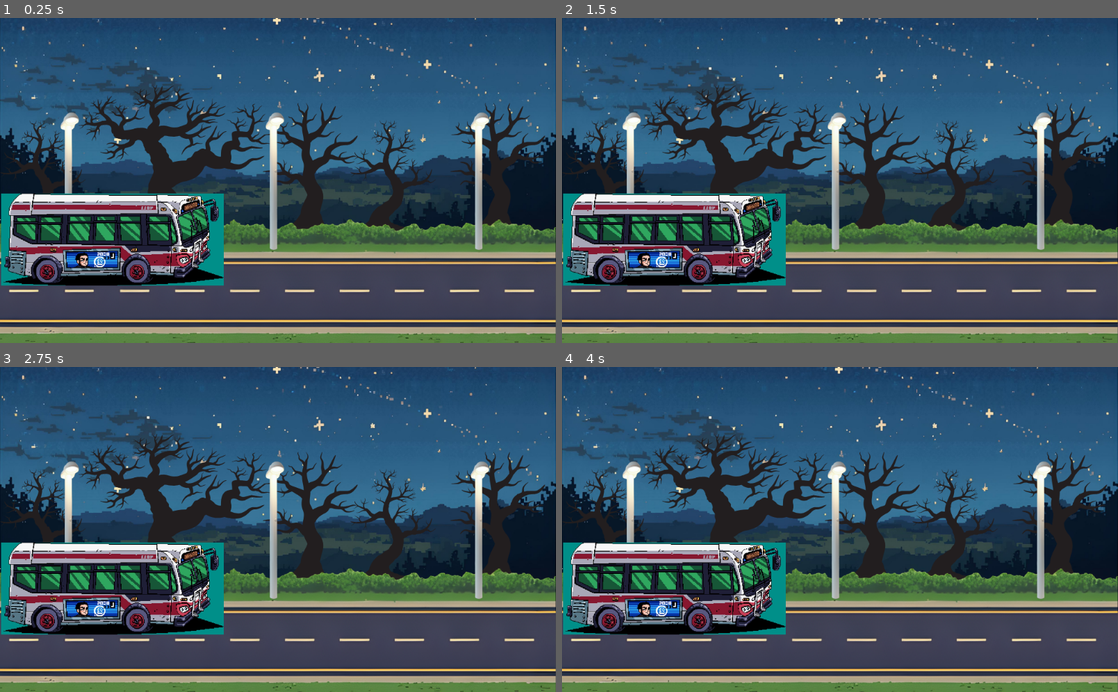
Above: before the commit, frames 1-4 (two rows, left to right).
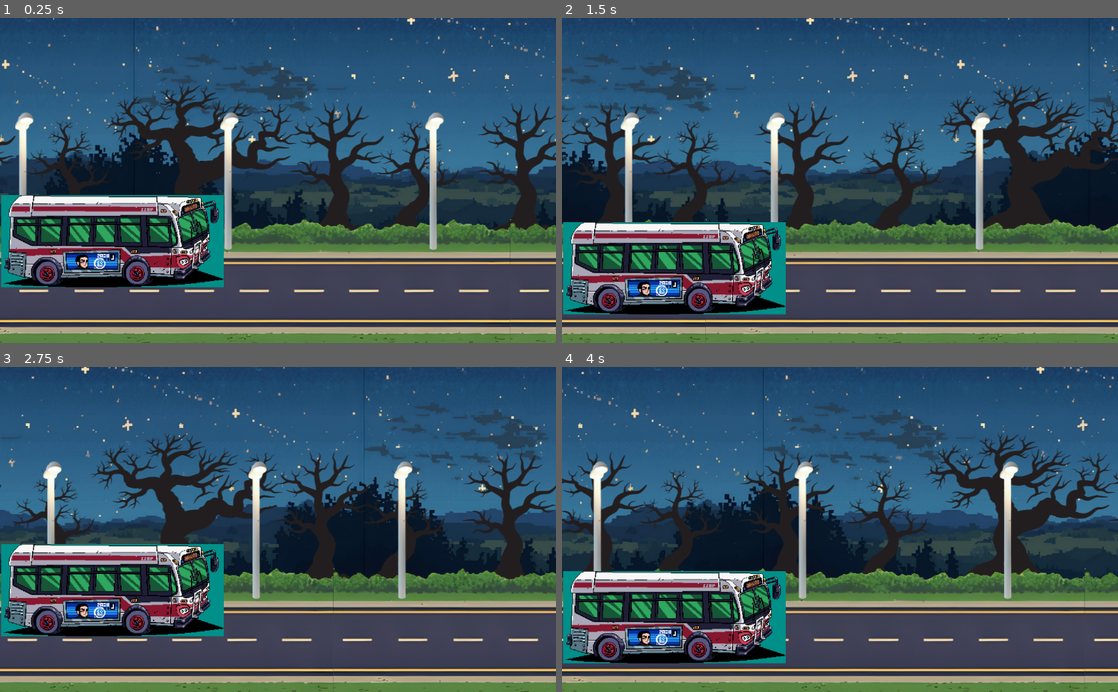
Above: after the commit, the same moments.

Repository: JLeizza/AP2Bondi620
Game: Godot game, scene res://scenes/Main.tscn
The game is run twice, just before and just after one commit, with the same random seed, the same clock (stepped at 60 frames per second) and the same inputs.
Inputs:
- Up to frame 1 (0.25 s): no input
- Up to frame 2 (1.5 s): hold Up (ui_up) 0.53-1.28 s; hold Down (ui_down) from 1.28 s (still down)
- Up to frame 3 (2.75 s): release Down (ui_down) at 2.03 s; hold Up (ui_up) from 2.03 s (still down)
- Up to frame 4 (4 s): release Up (ui_up) at 3.53 s; hold Down (ui_down) from 3.53 s (still down)

The runs differ from the first frame. In frame 1, 31% of the frame differs, in the area x 0-100%, y 0-100%; in frame 2, 34%; in frame 3, 29%; in frame 4, 39%.
Error before the commit: Invalid get index 'position' (on base: 'null instance'). (res://scripts/Bondi.gd:16)

Commit message:
agregue movimiento del bondi y la camara

Diff:
--- a/scenes/Main.tscn
+++ b/scenes/Main.tscn
@@ -1,11 +1,17 @@
-[gd_scene load_steps=3 format=2]
+[gd_scene load_steps=4 format=2]
 
 [ext_resource path="res://scenes/BG.tscn" type="PackedScene" id=1]
 [ext_resource path="res://scenes/Bondi.tscn" type="PackedScene" id=2]
+[ext_resource path="res://scripts/Main.gd" type="Script" id=3]
 
 [node name="Main" type="Node"]
+script = ExtResource( 3 )
 
 [node name="ParallaxBackground" parent="." instance=ExtResource( 1 )]
 
 [node name="Bondi" parent="." instance=ExtResource( 2 )]
 position = Vector2( 201, 407 )
+
+[node name="Camera2D" type="Camera2D" parent="."]
+position = Vector2( 512, 300 )
+current = true
--- a/scripts/Bondi.gd
+++ b/scripts/Bondi.gd
@@ -1,21 +1,21 @@
 extends KinematicBody2D
 
-
 var move = 50
-var initial_posisition = 410
+var initial_position = 410
 var speed = 10
 
-# Called when the node enters the scene tree for the first time.
 func _ready():
-	pass # Replace with function body.
-
-
+	# Asegúrate de que la posición inicial esté establecida
+	position.y = initial_position
 
 func _physics_process(delta):
 
-	$Bondi.position.x += speed
+	if not is_inside_tree():
+		return
 
-	if Input.is_action_just_pressed("ui_up") && position.y != initial_posisition :
+
+	if Input.is_action_just_pressed("ui_up") && position.y != initial_position :
 		position.y -= move
-	if Input.is_action_just_pressed("ui_down") && position.y != initial_posisition + move:
+
+	if Input.is_action_just_pressed("ui_down") && position.y != initial_position + move:
 		position.y += move
--- /dev/null
+++ b/scripts/Main.gd
@@ -0,0 +1,23 @@
+extends Node
+
+
+const START_SPEED = 10
+const MAX_SPEED = 25
+
+
+var speed : float
+
+
+# Called when the node enters the scene tree for the first time.
+func _ready():
+	pass # Replace with function body.
+
+
+
+func _process(delta):
+	speed = START_SPEED
+
+	$Bondi.position.x += speed
+	$Camera2D.position.x += speed
+
+	pass
